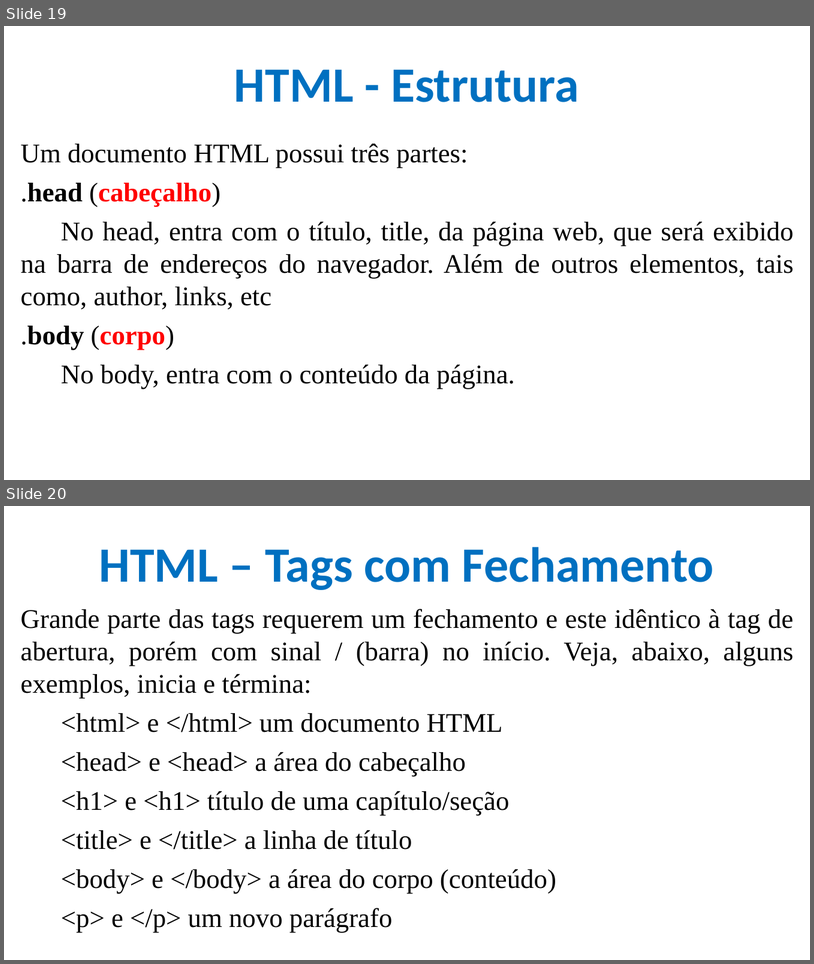
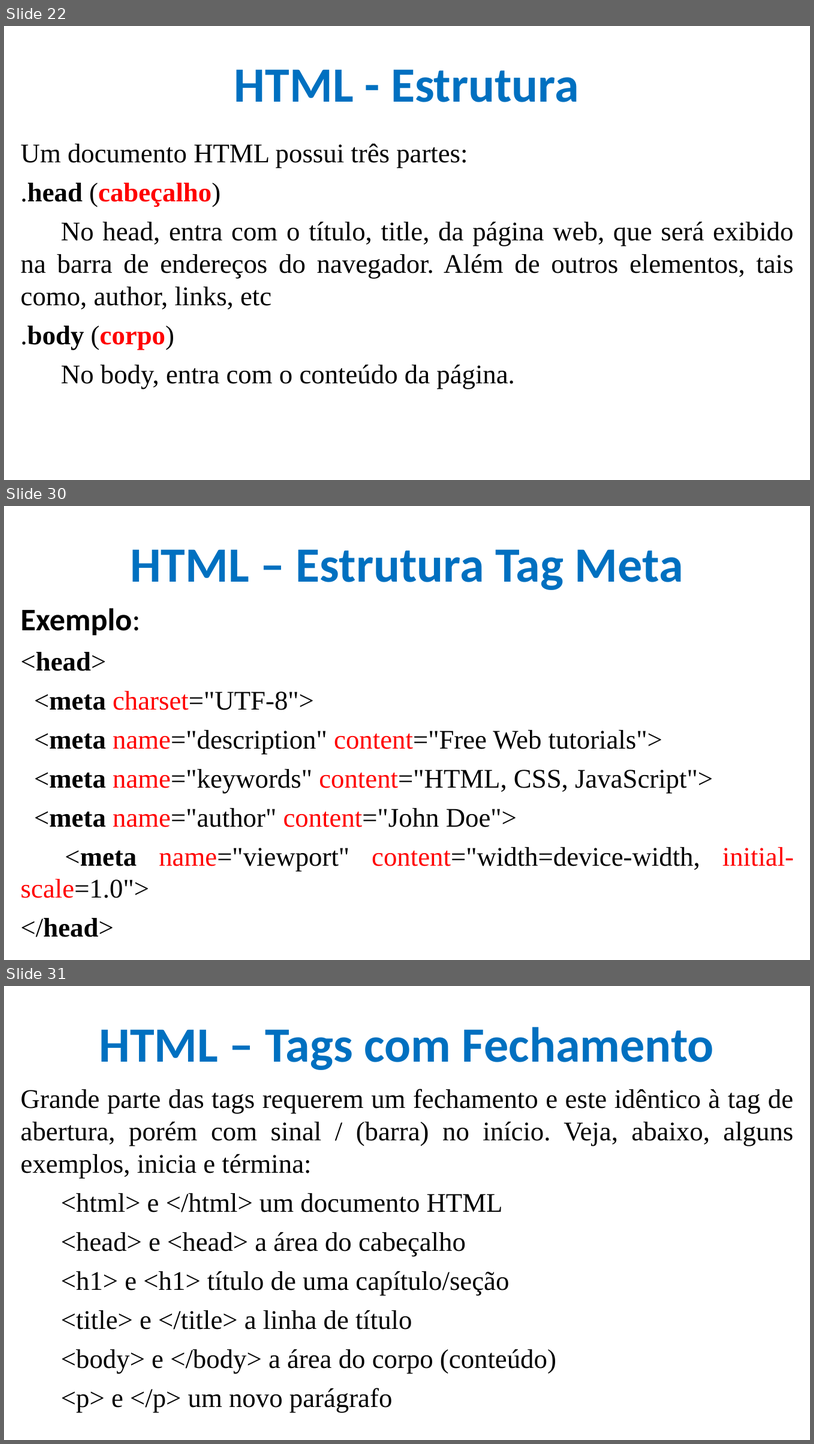
Before and after one commit to CloudEducationBrazil/WydenDesenvolvimentoWebPHP, a slide deck: 01 Classes/Aula 02, 03, 04 Desenvolvimento Web Caracterização - HTML.pptx. Shown one above the other, each under a label of ours: slides 19 and 20 before the commit, slides 22, 30 and 31 after it; the slides between them are not shown. The pictures are 814x964 and 814x1444 pixels, drawn with LibreOffice and Linux fonts; fonts in the diff are those of the drawing; background and template pictures are left out. Boxes give left, top, right and bottom in pixels: in the first picture for what was removed or moved away, otherwise in the second. Text is boxed around its words. In the diff, an @@ line names an element or a change of style, - is before the commit and + after.

```diff
--- a/01 Classes/Aula 02, 03, 04 Desenvolvimento Web Caracterização - HTML.pptx
+++ b/01 Classes/Aula 02, 03, 04 Desenvolvimento Web Caracterização - HTML.pptx
@@ slide 30 added at (4, 506, 810, 960), background picture (left out) @@
@@ title added at (130, 549, 684, 590), 44 pt, text #0070C0, bold @@
+HTML – Estrutura Tag Meta
@@ text added at (21, 608, 794, 937), 24 pt, text #000000 @@
+Exemplo:
+<head>
+<meta charset="UTF-8">
+<meta name="description" content="Free Web tutorials">
+<meta name="keywords" content="HTML, CSS, JavaScript">
+<meta name="author" content="John Doe">
+<meta name="viewport" content="width=device-width, initial-scale=1.0">
+</head>
@@ what was slide 19 is now slide 22 @@
@@ what was slide 20 is now slide 31 @@
```
Also in this commit, not shown: 2 slides changed, 12 other slides added.
